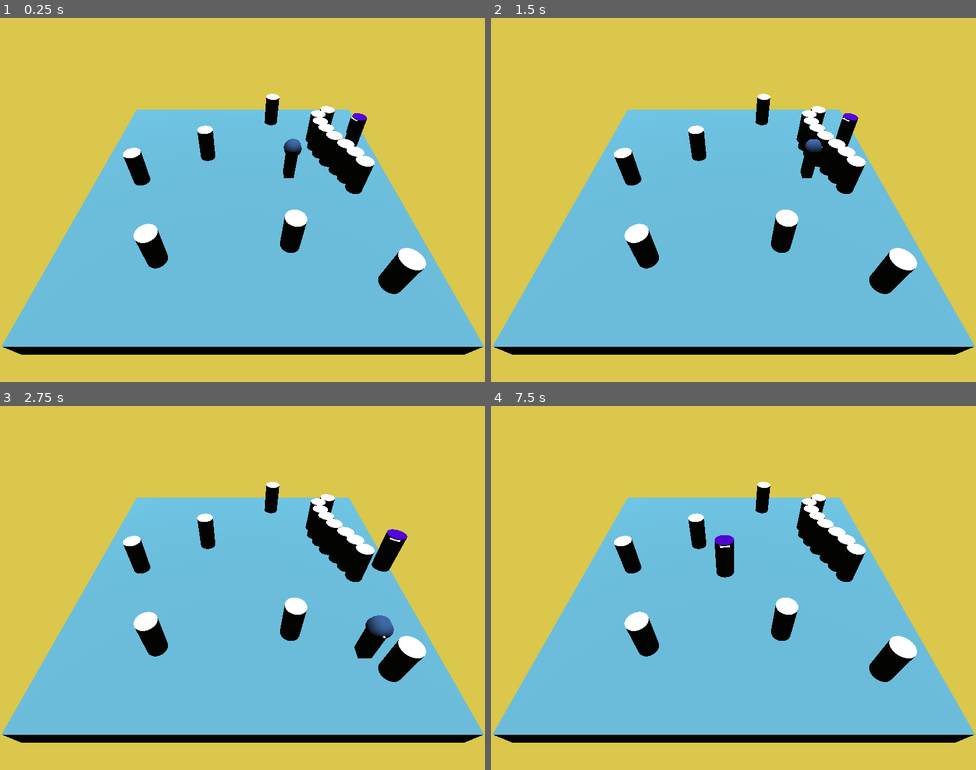
Above: before the commit, frames 1-4 (two rows, left to right).
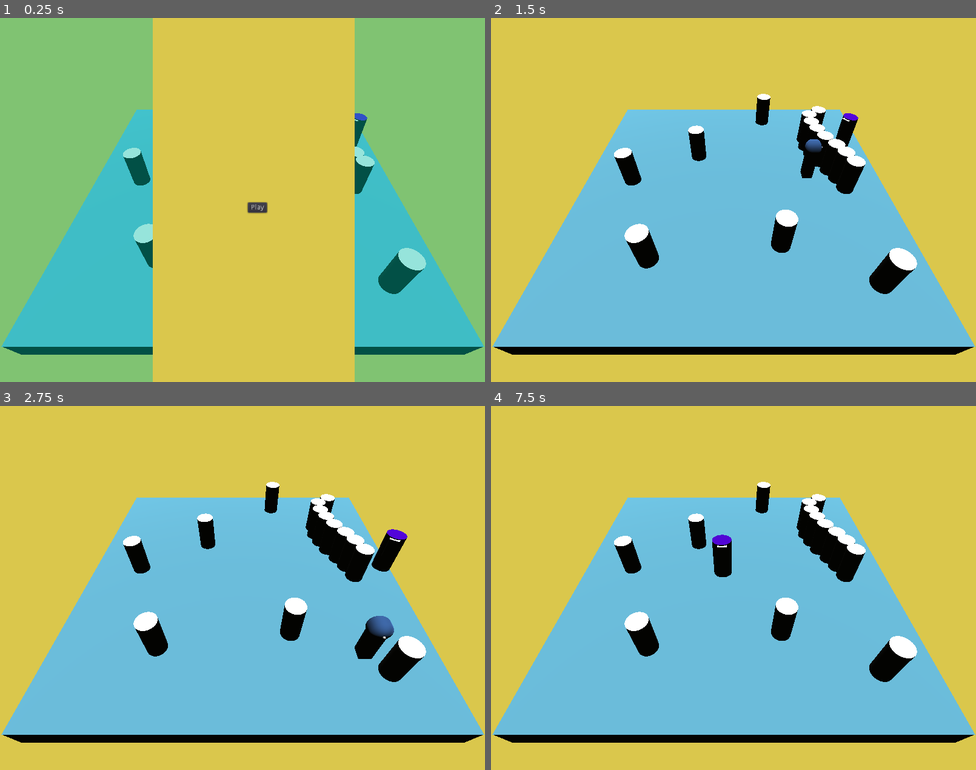
Above: after the commit, the same moments.

Repository: OnyJ/Medusa-old
Game: Godot game, scene res://scenes/Main.tscn
Two runs of this game, one before a commit and one after it. Both use one fixed random seed, a clock stepped at 60 frames per second and the inputs below.
Inputs (mouse positions are in pixels of both pictures, inside the frame that each line leads up to):
- Up to frame 1 (0.25 s): no input
- Up to frame 2 (1.5 s): click (748, 207) at 0.5 s, where only the run after the commit has a clickable "Play"; tap Enter at 1.25 s; hold D (move_right) from 1.28 s (still down)
- Up to frame 3 (2.75 s): tap Space at 2 s; release D (move_right) at 2.03 s; hold S (move_back) from 2.03 s (still down)
- Up to frame 4 (7.5 s): release S (move_back) at 2.78 s; hold D (move_right) 2.78-3.53 s; hold Z (move_forward) 3.53-4.28 s; hold Q (move_left) 4.28-5.78 s; tap Enter at 5.75 s; hold S (move_back) 5.78-6.53 s; hold D (move_right) 6.53-7.28 s; hold Z (move_forward) from 7.28 s (still down)

The runs differ from the first frame. In frame 1, 87% of the frame differs, in the area x 0-100%, y 0-100%; in frame 2, nothing differs; in frame 3, less than 0.1%; in frame 4, 0.1%.

Commit message:
UI and startgame handling

Diff:
--- a/scenes/Main.tscn
+++ b/scenes/Main.tscn
@@ -1,8 +1,11 @@
-[gd_scene load_steps=2 format=2]
+[gd_scene load_steps=4 format=2]
 
 [ext_resource path="res://scenes/Map.tscn" type="PackedScene" id=1]
+[ext_resource path="res://scenes/UI.tscn" type="PackedScene" id=2]
+[ext_resource path="res://scripts/Main.gd" type="Script" id=3]
 
 [node name="Main" type="Node"]
+script = ExtResource( 3 )
 
 [node name="Map" parent="." instance=ExtResource( 1 )]
 
@@ -12,3 +15,6 @@
 [node name="Camera" type="Camera" parent="CameraPivot"]
 transform = Transform( 1, 0, 0, 0, 0.993429, 0.114452, 0, -0.114452, 0.993429, 0, 1.17699, 26.4278 )
 current = true
+
+[node name="UI" parent="." instance=ExtResource( 2 )]
+[connection signal="start_game" from="UI" to="." method="_on_UI_start_game"]
--- a/scenes/Medusa.tscn
+++ b/scenes/Medusa.tscn
@@ -14,7 +14,7 @@
 size = Vector3( 1, 1, 1 )
 
 [sub_resource type="BoxShape" id=5]
-extents = Vector3( 3.02191, 1, 5.22927 )
+extents = Vector3( 2.058, 1, 2.56726 )
 
 [sub_resource type="BoxShape" id=6]
 extents = Vector3( 1, 1.45135, 19.5204 )
@@ -46,7 +46,7 @@
 collision_mask = 2
 
 [node name="CollisionShape" type="CollisionShape" parent="ShortEyeDetector"]
-transform = Transform( 1, 0, 5.68434e-14, 0, 1, 0, -8.52651e-14, 0, 1, 6.82121e-13, 0.0236223, 5.95281 )
+transform = Transform( 1, 0, 0, 0, 1, 0, -1.98952e-13, 0, 1, 8.50752e-07, 0.0236223, 3.45601 )
 shape = SubResource( 5 )
 
 [node name="WideEyeDetector" type="Area" parent="."]
--- /dev/null
+++ b/scenes/UI.tscn
@@ -0,0 +1,80 @@
+[gd_scene load_steps=2 format=2]
+
+[ext_resource path="res://scripts/UI.gd" type="Script" id=1]
+
+[node name="UI" type="Control"]
+anchor_right = 1.0
+anchor_bottom = 1.0
+script = ExtResource( 1 )
+__meta__ = {
+"_edit_use_anchors_": false
+}
+
+[node name="GameOver" type="ColorRect" parent="."]
+visible = false
+anchor_right = 1.0
+anchor_bottom = 1.0
+color = Color( 0.521569, 0.207843, 0.941176, 0.592157 )
+__meta__ = {
+"_edit_use_anchors_": false
+}
+
+[node name="Dead" type="Label" parent="GameOver"]
+anchor_top = 0.5
+anchor_right = 1.0
+anchor_bottom = 0.5
+margin_top = -7.0
+margin_bottom = 7.0
+text = "u dead"
+align = 1
+__meta__ = {
+"_edit_use_anchors_": false
+}
+
+[node name="ActionRequest" type="Label" parent="GameOver"]
+anchor_left = 0.5
+anchor_top = 0.699
+anchor_right = 0.5
+anchor_bottom = 0.699
+margin_left = -99.8336
+margin_top = -4.48621
+margin_right = 102.166
+margin_bottom = 9.51379
+text = "Type Space or Enter to continue"
+
+[node name="Menu" type="Control" parent="."]
+anchor_right = 1.0
+anchor_bottom = 1.0
+__meta__ = {
+"_edit_use_anchors_": false
+}
+
+[node name="MenuBackground" type="ColorRect" parent="Menu"]
+anchor_right = 1.0
+anchor_bottom = 1.0
+color = Color( 0, 0.741176, 0.654902, 0.411765 )
+__meta__ = {
+"_edit_use_anchors_": false
+}
+
+[node name="TextBackground" type="ColorRect" parent="Menu"]
+anchor_left = 0.5
+anchor_right = 0.5
+anchor_bottom = 1.0
+margin_left = -178.947
+margin_right = 222.053
+color = Color( 0.854902, 0.780392, 0.298039, 1 )
+__meta__ = {
+"_edit_use_anchors_": false
+}
+
+[node name="Play" type="Button" parent="Menu"]
+margin_left = 489.611
+margin_top = 365.057
+margin_right = 527.611
+margin_bottom = 385.057
+text = "Play"
+__meta__ = {
+"_edit_use_anchors_": false
+}
+[connection signal="pressed" from="Menu/Play" to="." method="_on_Play_pressed"]
--- /dev/null
+++ b/scripts/Main.gd
@@ -0,0 +1,7 @@
+extends Node
+
+export var game_is_started = false
+
+
+func _on_UI_start_game():
+	game_is_started = true
--- a/scripts/Medusa.gd
+++ b/scripts/Medusa.gd
@@ -9,6 +9,8 @@
 # later :
 # - move randomly / stroll
 # - spawn randomly
+
+signal petrify
 
 enum {
 	CHILL
@@ -23,19 +25,21 @@
 var path_node = 0 # keep path on which node we're currently on
 onready var nav = get_parent() # nav mesh that contains the whole world geometry
 onready var player = $"../../../Player"
+onready var main = $"../../../../../Main"
 
 
 func _physics_process(delta):
-	match state:
-		CHILL:
-			rotate_y(-0.05)
-		CHASE:
-			look_at_player()
-			follow_player(delta)
-			yield(get_tree().create_timer(chase_time), "timeout")
-			state = CHILL
-			chase_time = 0
-			add_chase_time()
+	if main.game_is_started:
+		match state:
+			CHILL:
+				rotate_y(-0.05)
+			CHASE:
+				look_at_player()
+				follow_player(delta)
+				yield(get_tree().create_timer(chase_time), "timeout")
+				state = CHILL
+				chase_time = 0
+				add_chase_time()
 
 
 func look_at_player():
@@ -63,8 +67,9 @@
 func _on_Timer_timeout():
 	move_to(player.global_transform.origin)
 
-func _on_ShortEyeDetector_body_entered():
-	pass # Replace with function body.
+func _on_ShortEyeDetector_body_entered(body):
+	print("petrify")
+	emit_signal("petrify")
 
 func _on_WideEyeDetector_body_entered(body):
 	looking_at_player = true
--- a/scripts/Player.gd
+++ b/scripts/Player.gd
@@ -1,12 +1,19 @@
 extends KinematicBody
 
+signal petrified
 
 export var speed = 14
 export var gravity = 75
 var velocity = Vector3.ZERO
+onready var main = $"../../../Main"
 
 
 func _physics_process(delta):
+	if main.game_is_started:
+		handle_player_control(delta)
+
+
+func handle_player_control(delta):
 	var direction = Vector3.ZERO
 	if Input.is_action_pressed("move_right"):
 		direction.x += 1
@@ -29,3 +36,8 @@
 
 	# gravity
 	velocity.y -= gravity * delta
+
+
+func get_petrified():
+	emit_signal("petrified")
+	print("petrified")
--- /dev/null
+++ b/scripts/UI.gd
@@ -0,0 +1,24 @@
+extends Control
+
+signal start_game
+
+
+func show_screen(name):
+	match name:
+		"GameOver":
+			$GameOver.show()
+			yield(get_tree().create_timer(1.0), "timeout")
+			show_screen("Menu")
+		"Menu":
+			$GameOver.hide()
+			$Menu.show()
+		"Game":
+			$GameOver.hide()
+			$Menu.hide()
+
+
+func _on_Play_pressed():
+	# set scores to 0
+	# allow Medusa to move
+	show_screen("Game")
+	emit_signal("start_game")
